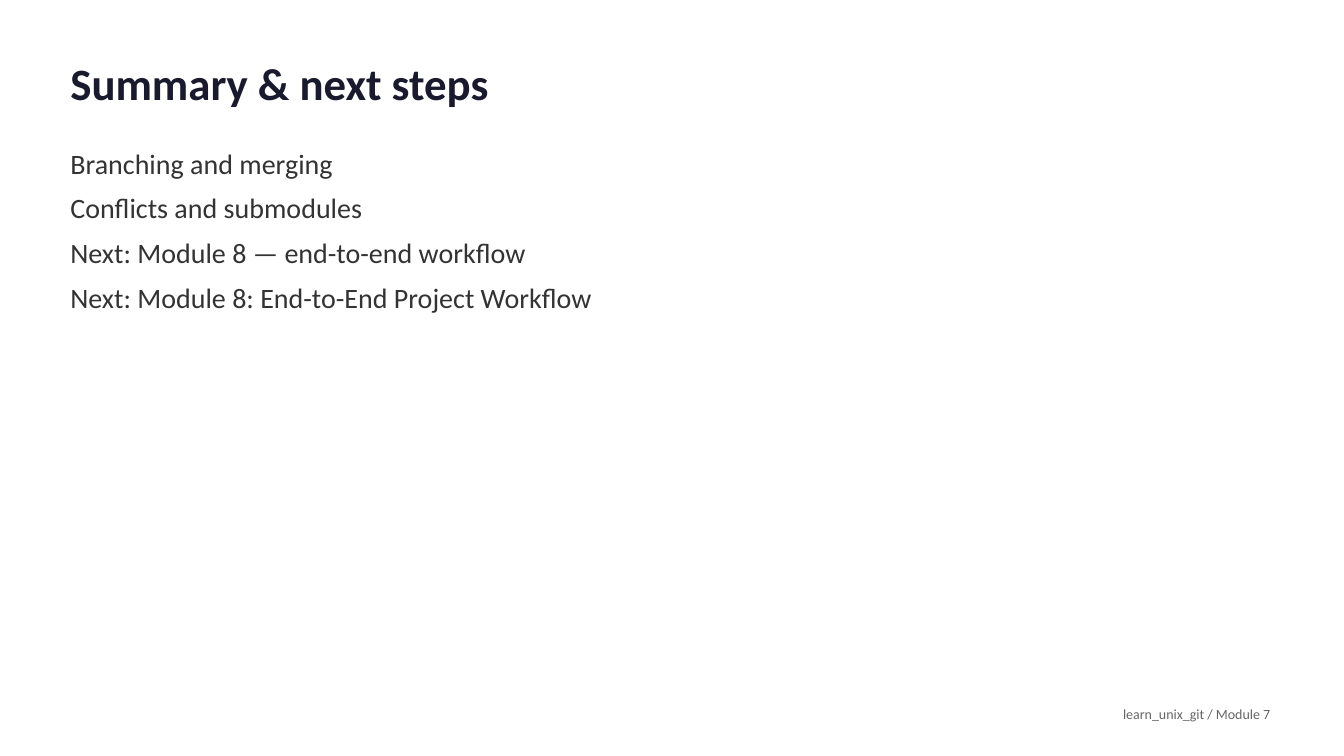
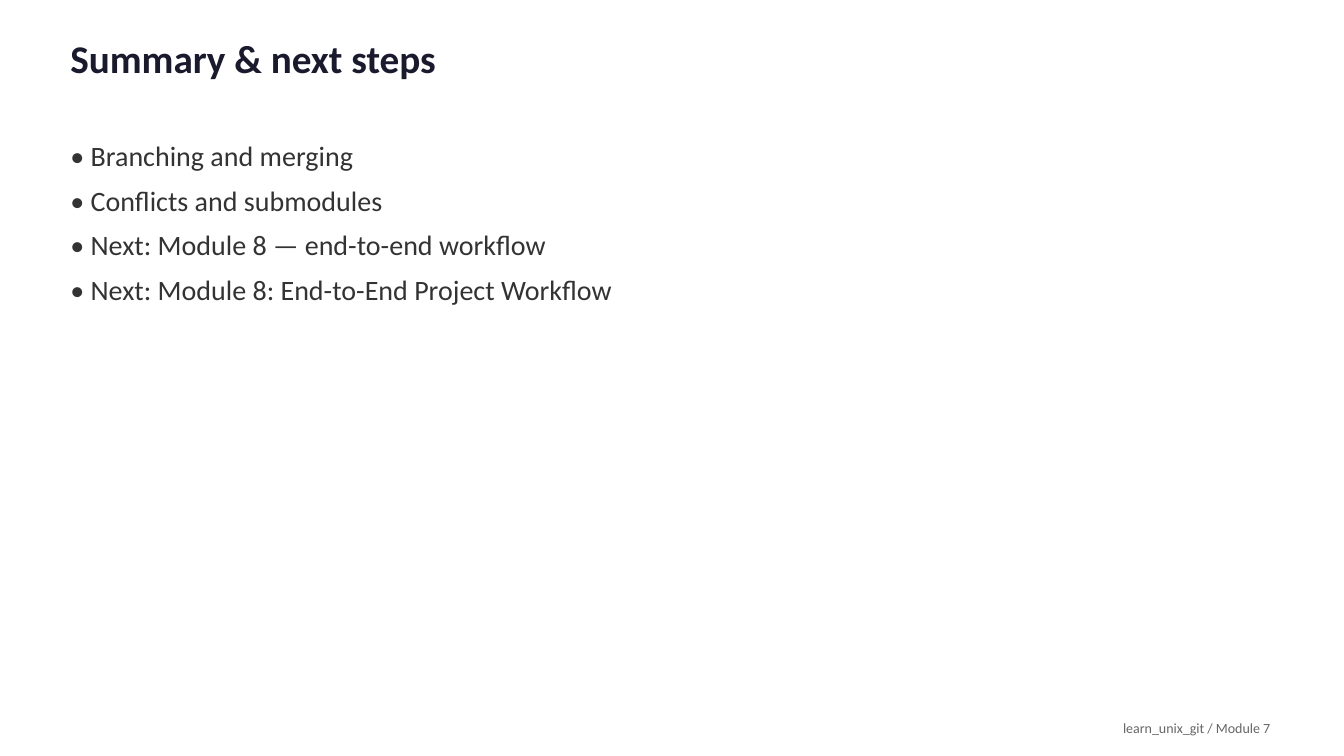
Before and after one commit to universal-verification-methodology/learn_unix_git, a slide deck: slide 13 of media/module7/slides.pptx. Drawn at 1344x756 pixels with LibreOffice and Linux fonts; fonts in the diff are those of the drawing. Boxes give left, top, right and bottom in pixels: in the first picture for what was removed or moved away, otherwise in the second. Text is boxed around its words. In the diff, an @@ line names an element or a change of style, - is before the commit and + after.

```diff
--- a/media/module7/slides.pptx
+++ b/media/module7/slides.pptx
@@ text "Summary & next steps" at (70, 47, 435, 79): size 32 to 28 pt; line spacing 1 to 22pt @@
@@ text at (91, 146, 612, 305): text changed @@
-Branching and merging
-Conflicts and submodules
-Next: Module 8 — end-to-end workflow
-Next: Module 8: End-to-End Project Workflow
+• Branching and merging
+• Conflicts and submodules
+• Next: Module 8 — end-to-end workflow
+• Next: Module 8: End-to-End Project Workflow
@@ text "learn_unix_git / Module 7" at (1123, 723, 1270, 736): line spacing 1 to 22pt @@
```
Also in this commit, not shown: 12 other slides changed, 53 other files.
